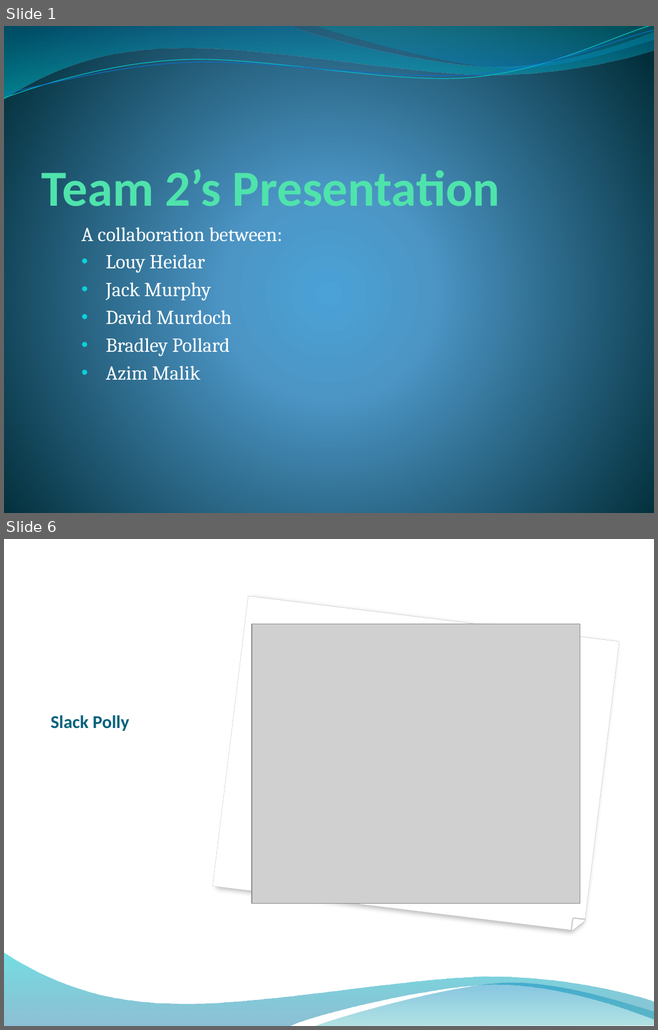
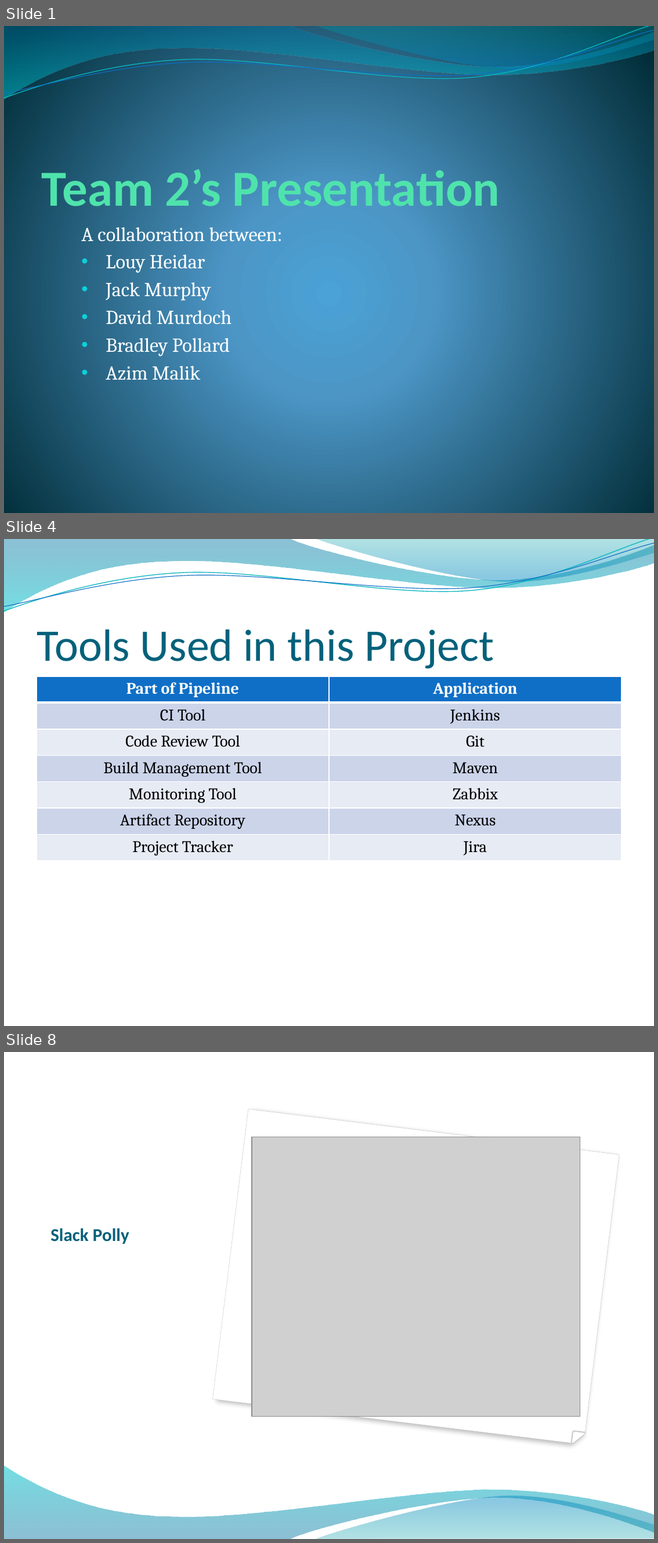
Before and after one commit to Brad94/Team2CIProject, a slide deck: Presentation.pptx. Shown one above the other, each under a label of ours: slides 1 and 6 before the commit, slides 1, 4 and 8 after it; the slides between them are not shown. The pictures are 658x1030 and 658x1543 pixels, drawn with LibreOffice and Linux fonts; fonts in the diff are those of the drawing; grey boxes stand for pictures; background and template pictures are left out. Boxes give left, top, right and bottom in pixels: in the first picture for what was removed or moved away, otherwise in the second. Text is boxed around its words. In the diff, an @@ line names an element or a change of style, - is before the commit and + after.

```diff
--- a/Presentation.pptx
+++ b/Presentation.pptx
@@ slide 4 added at box(4, 539, 654, 1026), background picture (left out); not listed: 4 template elements that a slide beside it also shows @@
@@ title added at box(36, 629, 494, 669), 50 pt, text #04617B @@
+Tools Used in this Project
@@ table added at box(36, 676, 621, 861), 7 rows, 2 columns @@
+Part of Pipeline | Application
+CI Tool | Jenkins
+Code Review Tool | Git
+Build Management Tool | Maven
+Monitoring Tool | Zabbix
+Artifact Repository | Nexus
+Project Tracker | Jira
@@ what was slide 6 is now slide 8 @@
```
Also in this commit, not shown: 10 slides changed, 6 other slides added.
